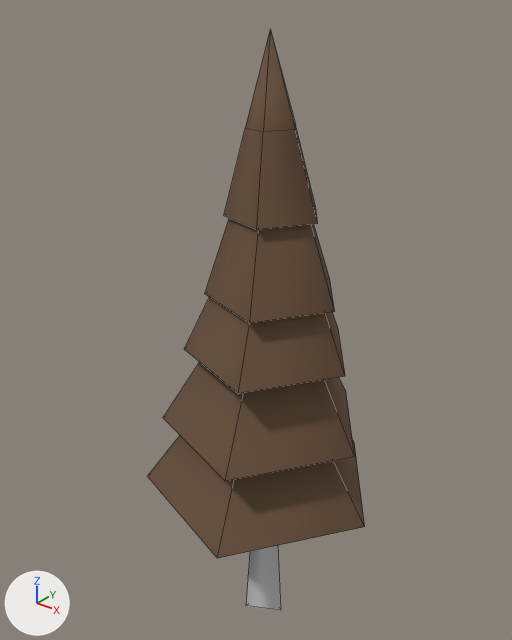
The FBX model Waypoint/Assets/Models/env/model_raw/pine1.fbx as it was, and as the next commit left it.
The view is the same before and after, from a 50 mm lens placed at (9.26, -12.01, 16.47), pointed at (-0.46, 0.14, 8.93). Lighting does not change. The marker at lower left points along +X, +Y and +Z. Mesh edges are drawn as thin lines. Where no turn or scale is listed for an object, it has been applied to the vertices.
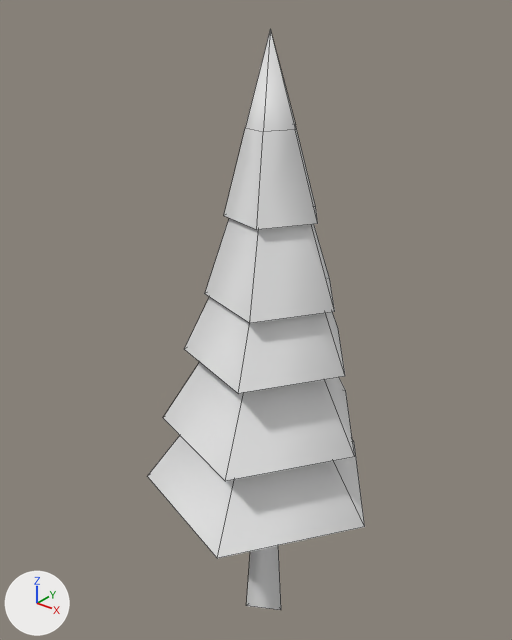
What differs and where, as boxes [x1, y1, x2, y2] in the pictures (512 x 640 px):
part 1 of me_untitled, recoloured (brown to white): [148, 30, 365, 558] in both
part 2 of me_untitled, recoloured: [246, 546, 281, 610] in both

Edits to the bpy script that builds the scene:
```text
Change me_untitled:
    where me_untitled.from_pydata(...)  # 74 vertices, 50 faces; spans x -2.6..3.0, y -3.0..2.9, z 0.0..15.5
    used by ob_cylinder001; location = (0.0, 0.0, 0.0)
    me_untitled part 1: all 35 faces that had it switch from mat_01___default (brown #664d38) to no material
    me_untitled part 2: all 15 faces that had it switch from mat_material__70 (light grey #cacaca) to no material
```
